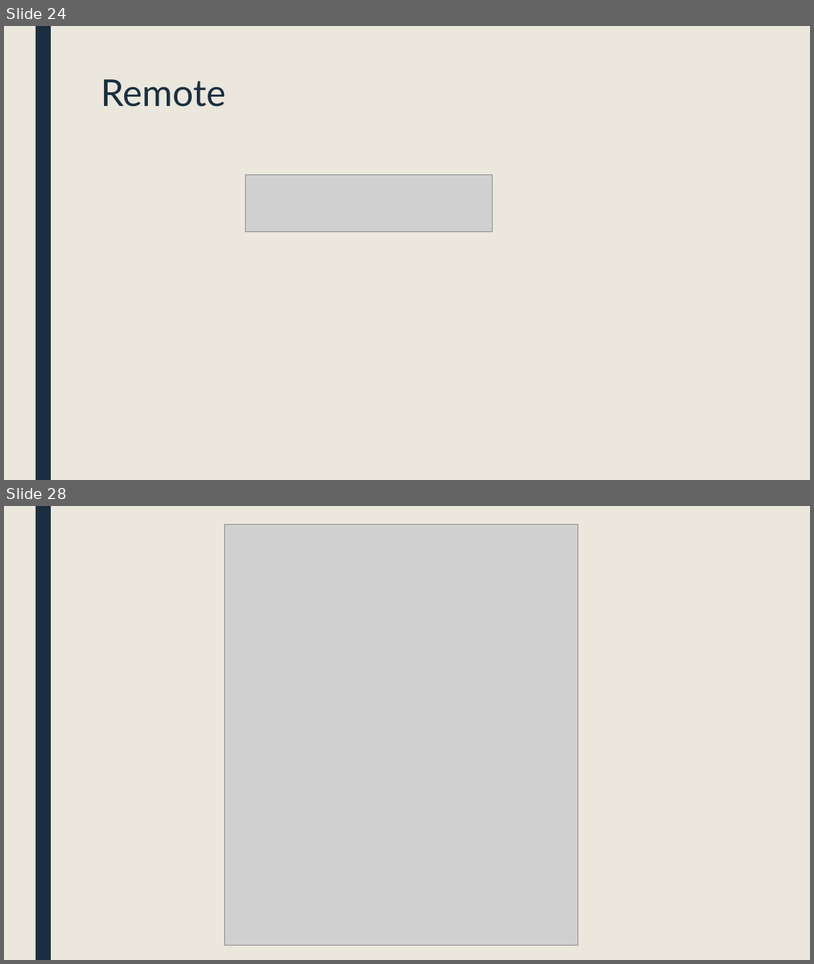
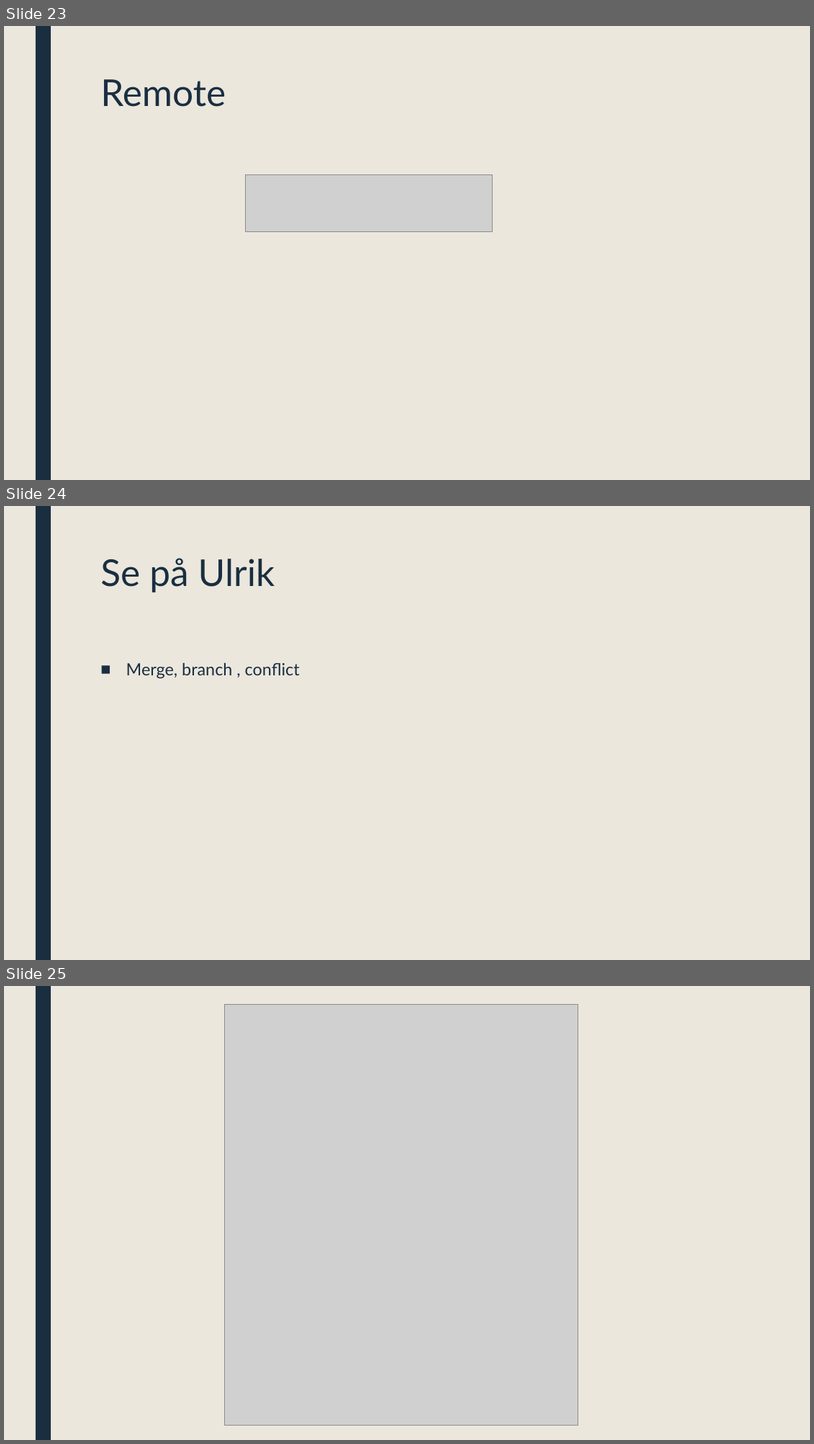
Before and after one commit to ufarm/sommer2016, a slide deck: GIT.pptx. Shown one above the other, each under a label of ours: slides 24 and 28 before the commit, slides 23, 24 and 25 after it; the slides between them are not shown. The pictures are 814x964 and 814x1444 pixels, drawn with LibreOffice and Linux fonts; fonts in the diff are those of the drawing; grey boxes stand for pictures. Boxes give left, top, right and bottom in pixels: in the first picture for what was removed or moved away, otherwise in the second. Text is boxed around its words. In the diff, an @@ line names an element or a change of style, - is before the commit and + after.

Commit message:
Last before bed

```diff
--- a/GIT.pptx
+++ b/GIT.pptx
@@ slide 24 added at [4,506,810,960], background #EBE7DD; not listed: 1 template element that a slide beside it also shows @@
@@ title added at [100,558,275,592], 44 pt, text #1A2E40 @@
+Se på Ulrik
@@ text added at [126,663,300,679], 20 pt, text #1A2E40 @@
+■ Merge, branch , conflict
@@ what was slide 24 is now slide 23 @@
@@ what was slide 28 is now slide 25 @@
```
